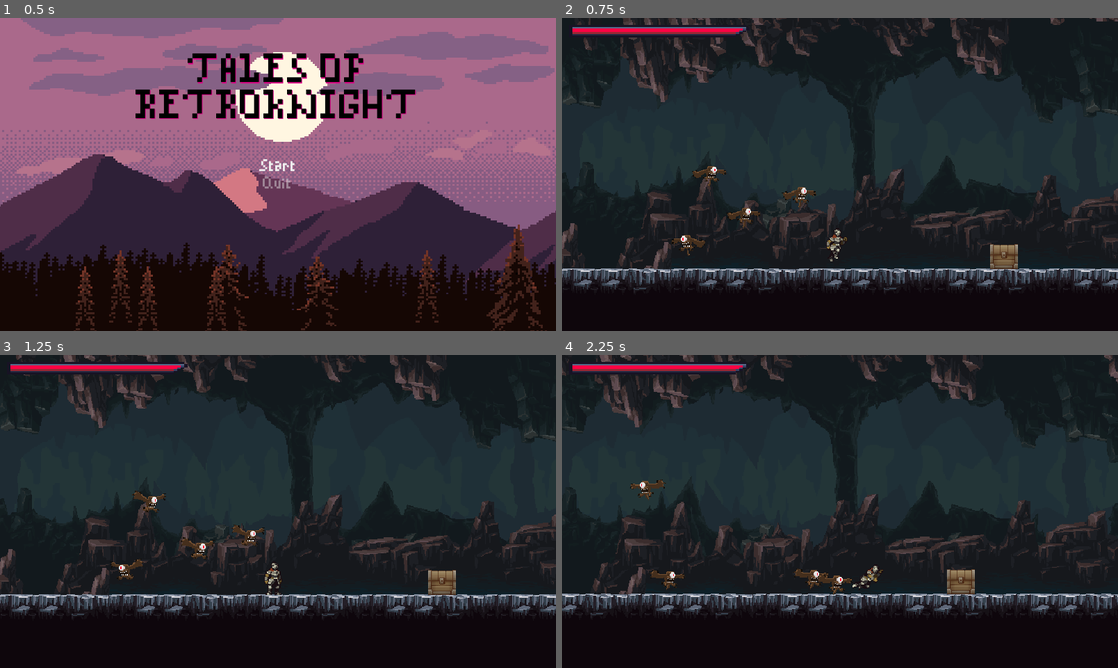
Above: before the commit, frames 1-4 (two rows, left to right).
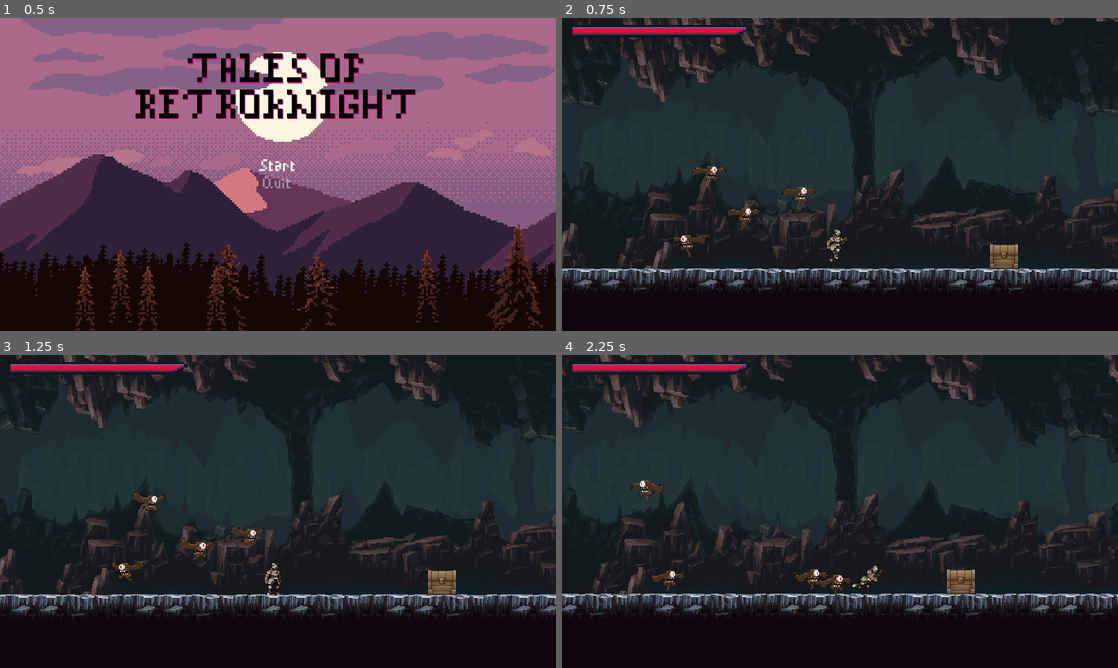
Above: after the commit, the same moments.

Repository: Astrol99/RetroKnight
Game: Godot game, scene res://scenes/MainMenu.tscn
Two runs of this game, one before a commit and one after it. Both use one fixed random seed, a clock stepped at 60 frames per second and the inputs below.
Inputs (mouse positions are in pixels of both pictures, inside the frame that each line leads up to):
- Up to frame 1 (0.5 s): no input
- Up to frame 2 (0.75 s): click "Start" at 0.5 s
- Up to frame 3 (1.25 s): no input
- Up to frame 4 (2.25 s): move the mouse to (962, 495) at 1.27 s; hold Right (ui_right) from 1.28 s (still down); click (962, 495) at 1.35 s; tap Up (ui_up) at 1.52 s; move the mouse to (728, 527) at 2.02 s; tap Shift (roll) at 2.1 s

Frame 1 is identical in both runs. In frame 2, 0.4% of the frame differs, in the area x 19-46%, y 47-77%; in frame 3, 0.4%; in frame 4, 0.5%, in the area x 12-53%, y 39-77%.

Commit message:
Fixed quit button to close tab using javascript in web builds

Diff:
--- a/scenes/Flying Eye.tscn
+++ b/scenes/Flying Eye.tscn
@@ -196,7 +196,7 @@
 material = SubResource( 31 )
 frames = SubResource( 25 )
 animation = "flight"
-frame = 5
+frame = 6
 speed_scale = 2.0
 playing = true
 
--- a/scripts/MainMenu.gd
+++ b/scripts/MainMenu.gd
@@ -14,4 +14,6 @@
 	get_tree().change_scene("res://scenes/World.tscn")
 
 func _on_Quit_pressed():
+	if OS.has_feature('JavaScript'):
+		JavaScript.eval("window.close()")
 	get_tree().quit()
